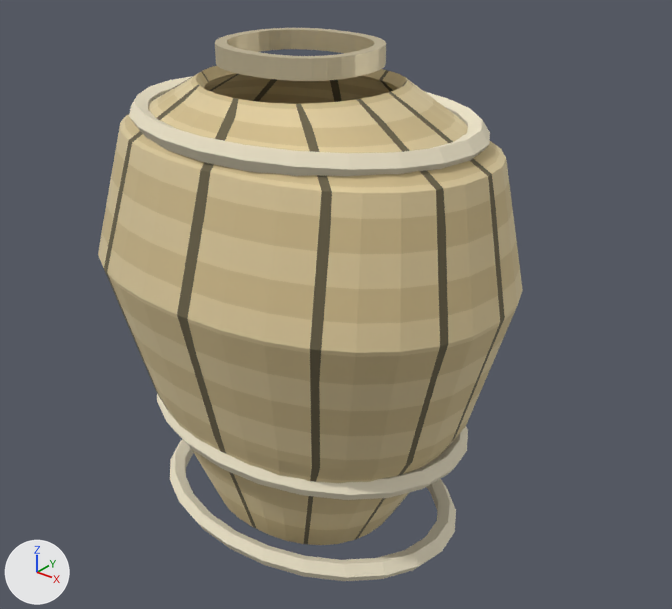
The Blender file projects/hichaukitoden-game/assets/authoring/items/cocoon_husk.blend as it was, and as the next commit left it.
The view is the same before and after, from a 50 mm lens placed at (2.42, -2.8, 1.86), pointed at (0.13, 0.06, 0.09). The lights are fixed; the arrows at lower left show +X, +Y and +Z. The picture after the commit comes second.

Script lines for the objects in view, before the commit:
```python
me_b_necktrim = bpy.data.meshes.new('B_NeckTrim')
me_b_necktrim.from_pydata(...)  # 64 vertices, 32 faces; spans x -0.33..0.33, y -0.3..0.3, z 1.12..1.2
me_b_necktrim.materials.append(mat_cocoon_husk_trim)  # beige #e5d7b5
me_h_rib0 = bpy.data.meshes.new('H_Rib0')
me_h_rib0.from_pydata(...)  # 120 vertices, 120 faces; spans x -0.81..0.81, y -0.81..0.81, z -0.05..0.05
me_h_rib0.materials.append(mat_cocoon_husk_rib)  # pale yellow #f1e7cb
me_h_rib4 = bpy.data.meshes.new('H_Rib4')
me_h_rib4.from_pydata(...)  # 120 vertices, 120 faces; spans x -0.77..0.77, y -0.77..0.77, z -0.05..0.05
me_h_rib4.materials.append(mat_cocoon_husk_rib)  # pale yellow #f1e7cb
ob_b_necktrim = bpy.data.objects.new('B_NeckTrim', me_b_necktrim)
ob_b_necktrim.parent = ob_item_cocoon_husk
ob_b_necktrim.location = (0.0, 0.0, 0.0)
_m = ob_b_necktrim.modifiers.new('Thickness', 'SOLIDIFY')
_m.thickness = 0.045
_m.use_even_offset = True
ob_h_rib0 = bpy.data.objects.new('H_Rib0', me_h_rib0)
ob_h_rib0.parent = ob_item_cocoon_husk
ob_h_rib0.location = (0.0, 0.0, 0.9)
ob_h_rib0.scale = (1.0, 0.72, 1.0)
ob_h_rib4 = bpy.data.objects.new('H_Rib4', me_h_rib4)
ob_h_rib4.parent = ob_item_cocoon_husk
ob_h_rib4.location = (0.0, 0.0, -0.9)
ob_h_rib4.scale = (1.0, 0.72, 1.0)
# also in view: 'A_Torso' at (0.0, -0.02, 0.07); 'H_Rib3' at (0.0, 0.0, -0.45)
```
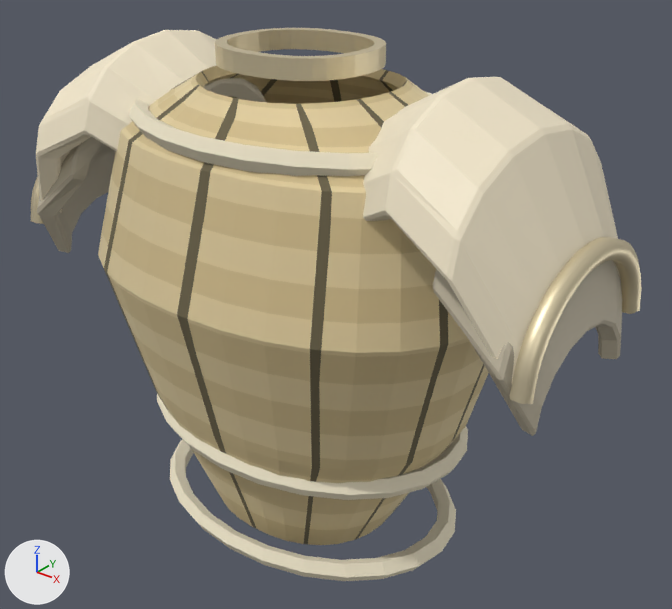
What changed in the scene script:
```text
Add mat_cocoon_husk_shoulder_overlap:
    mat_cocoon_husk_shoulder_overlap = principled_material('cocoon_husk_shoulder_overlap')
    mat_cocoon_husk_shoulder_overlap.base_color = (0.549, 0.49, 0.366)  # beige #c4baa3
    mat_cocoon_husk_shoulder_overlap.roughness = 0.55
Add mat_cocoon_husk_shoulder_shell:
    mat_cocoon_husk_shoulder_shell = principled_material('cocoon_husk_shoulder_shell')
    mat_cocoon_husk_shoulder_shell.base_color = (0.93, 0.83, 0.62)  # beige #f7ebce
    mat_cocoon_husk_shoulder_shell.roughness = 0.55
Add me_k_outerhusklobe:
    me_k_outerhusklobe.from_pydata(...)  # 128 vertices, 136 faces; spans x 0.898..1.307, y -0.474..0.474, z 0.093..0.842
    me_k_outerhusklobe.materials.append(mat_cocoon_husk_shoulder_overlap)  # beige #c4baa3
Add me_k_lateralcarapace:
    me_k_lateralcarapace.from_pydata(...)  # 164 vertices, 172 faces; spans x 0.445..1.264, y -0.544..0.544, z 0.266..1.165
    me_k_lateralcarapace.materials.append(mat_cocoon_husk_shoulder_shell)  # beige #f7ebce
Add cu_k_carapaceridge:
    cu_k_carapaceridge = bpy.data.curves.new('K_CarapaceRidge', 'CURVE')
    cu_k_carapaceridge.dimensions = '3D'
    _sp = cu_k_carapaceridge.splines.new('BEZIER'); _sp.bezier_points.add(8)
    _sp.bezier_points.foreach_set('co', [1.282, -0.43, 0.28, 1.282, -0.397, 0.418, 1.282, -0.304, 0.535, 1.282, -0.165, 0.613, 1.282, 0.0, 0.64, 1.282, 0.165, 0.613, 1.282, 0.304, 0.535, 1.282, 0.397, 0.418, 1.282, 0.43, 0.28])
    _sp.bezier_points.foreach_set('handle_left', [1.282, -0.443, 0.226, 1.282, -0.421, 0.368, 1.282, -0.349, 0.497, 1.282, -0.223, 0.592, 1.282, -0.0651, 0.64, 1.282, 0.103, 0.634, 1.282, 0.256, 0.575, 1.282, 0.372, 0.47, 1.282, 0.417, 0.334])
    _sp.bezier_points.foreach_set('handle_right', [1.282, -0.417, 0.334, 1.282, -0.372, 0.47, 1.282, -0.256, 0.575, 1.282, -0.103, 0.634, 1.282, 0.0651, 0.64, 1.282, 0.223, 0.592, 1.282, 0.349, 0.497, 1.282, 0.421, 0.368, 1.282, 0.443, 0.226])
    for _p, _l, _r in zip(_sp.bezier_points, ['AUTO', 'AUTO', 'AUTO', 'AUTO', 'AUTO', 'AUTO', 'AUTO', 'AUTO', 'AUTO'], ['AUTO', 'AUTO', 'AUTO', 'AUTO', 'AUTO', 'AUTO', 'AUTO', 'AUTO', 'AUTO']): _p.handle_left_type = _l; _p.handle_right_type = _r
    _sp.resolution_u = 4
    cu_k_carapaceridge.materials.append(mat_cocoon_husk_trim)  # beige #e5d7b5
    cu_k_carapaceridge.bevel_resolution = 1
    cu_k_carapaceridge.bevel_depth = 0.042
    cu_k_carapaceridge.resolution_u = 4
    cu_k_carapaceridge.render_resolution_u = 4
    cu_k_carapaceridge.fill_mode = 'FULL'
    cu_k_carapaceridge.use_fill_caps = True
Add ob_k_outerhusklobe:
    ob_k_outerhusklobe = bpy.data.objects.new('K_OuterHuskLobe', me_k_outerhusklobe)
    ob_k_outerhusklobe.parent = ob_item_cocoon_husk
    ob_k_outerhusklobe.location = (0.0, 0.0, 0.0)
    _m = ob_k_outerhusklobe.modifiers.new('MirrorX', 'MIRROR')
    _m.mirror_object = ob_item_cocoon_husk
Add ob_k_carapaceridge:
    ob_k_carapaceridge = bpy.data.objects.new('K_CarapaceRidge', cu_k_carapaceridge)
    ob_k_carapaceridge.parent = ob_item_cocoon_husk
    ob_k_carapaceridge.location = (0.0, 0.0, 0.0)
    _m = ob_k_carapaceridge.modifiers.new('MirrorX', 'MIRROR')
    _m.mirror_object = ob_item_cocoon_husk
Add ob_k_lateralcarapace:
    ob_k_lateralcarapace = bpy.data.objects.new('K_LateralCarapace', me_k_lateralcarapace)
    ob_k_lateralcarapace.parent = ob_item_cocoon_husk
    ob_k_lateralcarapace.location = (0.0, 0.0, 0.0)
    _m = ob_k_lateralcarapace.modifiers.new('MirrorX', 'MIRROR')
    _m.mirror_object = ob_item_cocoon_husk
```

Boxes [x1, y1, x2, y2] around the edits, measured in the pictures (672 x 609 px):
'K_LateralCarapace', added: after [36, 30, 621, 384]
'K_OuterHuskLobe', added: after [37, 137, 622, 436]
'K_CarapaceRidge', added: after [31, 176, 641, 404]
